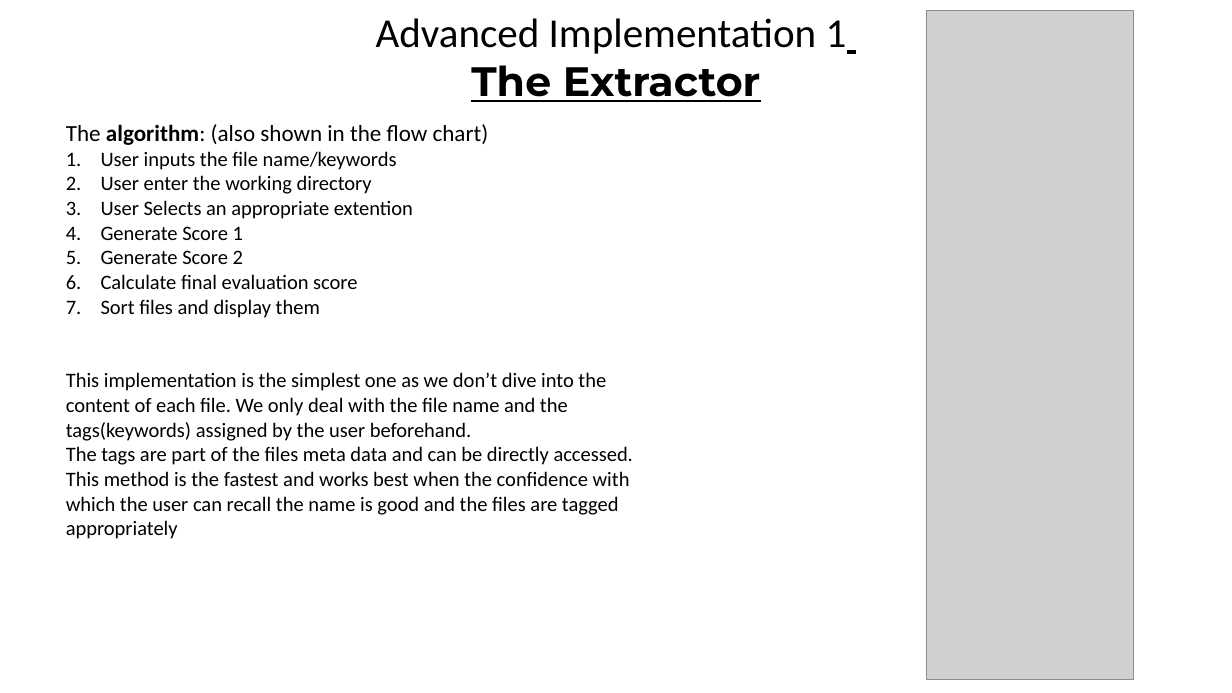
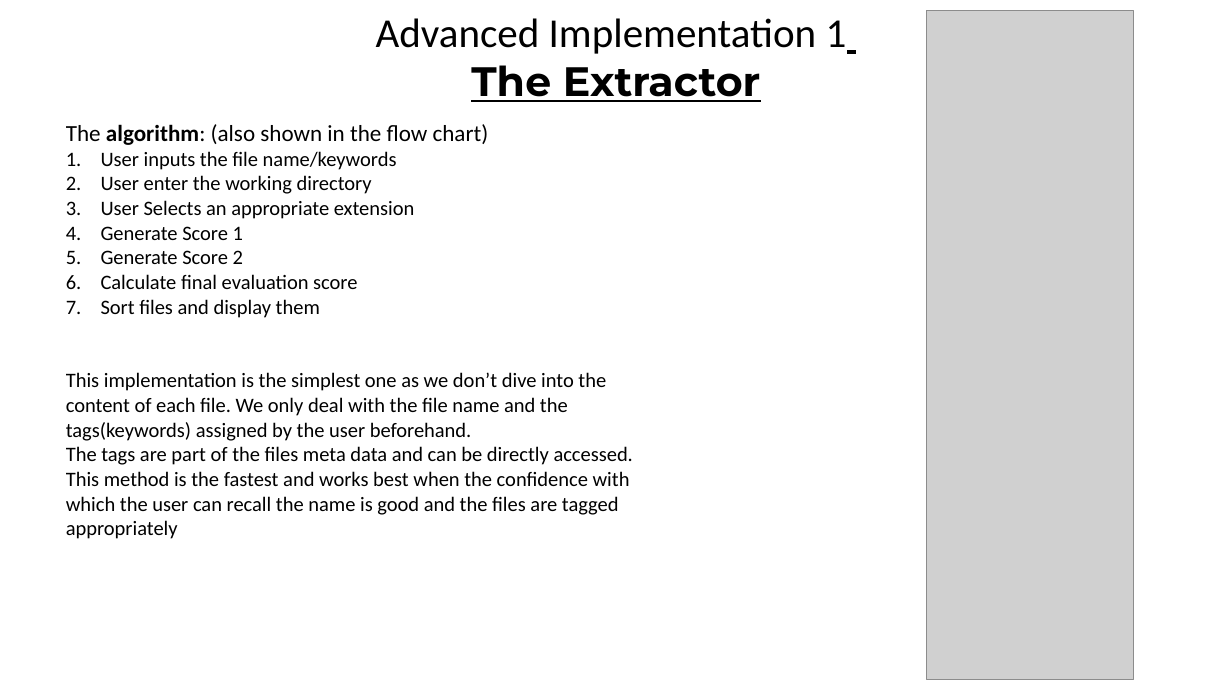
Before and after one commit to Pratyush-S/FindMyFile, a slide deck: slide 4 of Presentation1.pptx. Drawn at 1232x693 pixels with LibreOffice and Linux fonts; fonts in the diff are those of the drawing; grey boxes stand for pictures. Boxes give left, top, right and bottom in pixels: in the first picture for what was removed or moved away, otherwise in the second. Text is boxed around its words. In the diff, an @@ line names an element or a change of style, - is before the commit and + after.

```diff
--- a/Presentation1.pptx
+++ b/Presentation1.pptx
@@ text at (101,200,415,219): text changed @@
-3. User Selects an appropriate extention
+3. User Selects an appropriate extension
```
Also in this commit, not shown: 1 other slide changed, 1 slide added, 21 other files.
